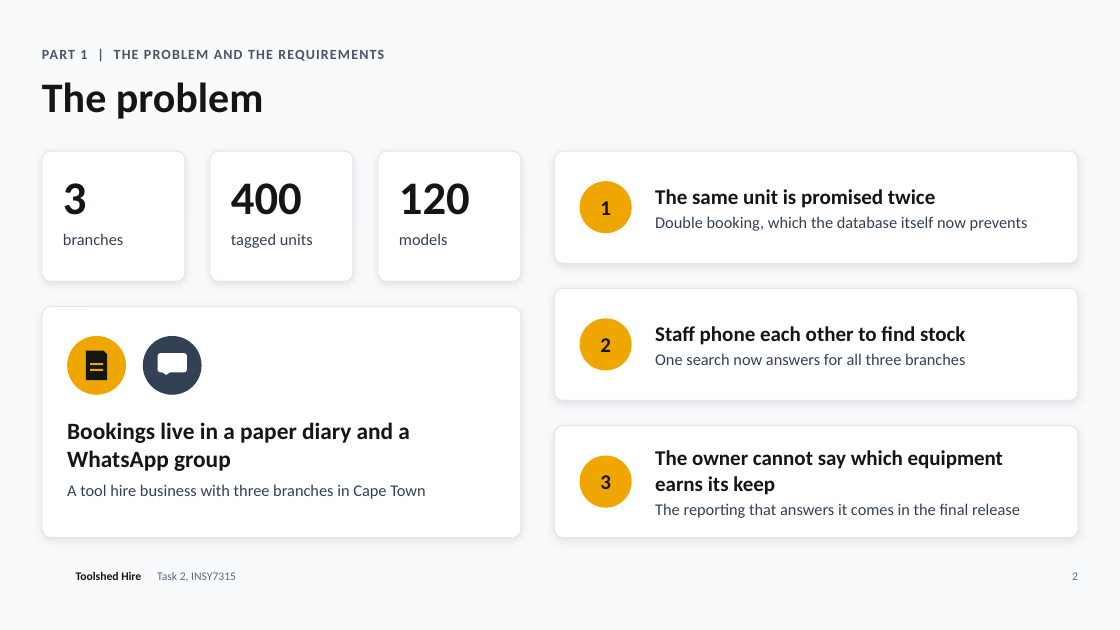
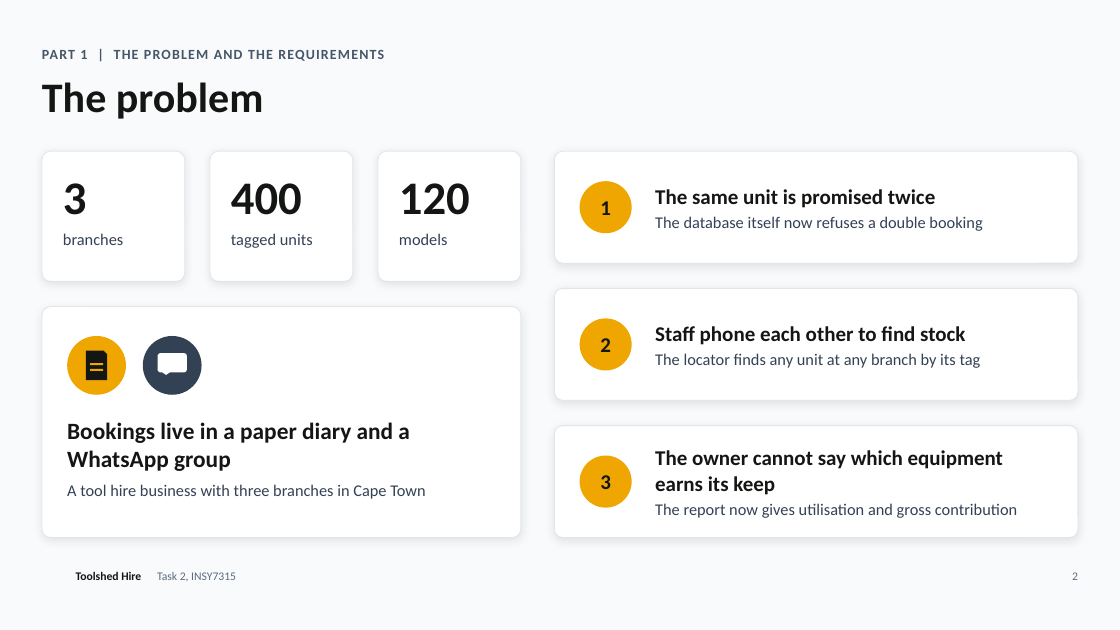
Before and after one commit to teon-artilionAI/toolshed-hire, a slide deck: slide 2 of docs/task2/slides/toolshed-hire-task-2.pptx. Drawn at 1120x630 pixels with LibreOffice and Linux fonts; fonts in the diff are those of the drawing; background and template pictures are left out. Boxes give left, top, right and bottom in pixels: in the first picture for what was removed or moved away, otherwise in the second. Text is boxed around its words. In the diff, an @@ line names an element or a change of style, - is before the commit and + after.

```diff
--- a/docs/task2/slides/toolshed-hire-task-2.pptx
+++ b/docs/task2/slides/toolshed-hire-task-2.pptx
@@ text at box(655, 216, 982, 231): text changed @@
-Double booking, which the database itself now prevents
+The database itself now refuses a double booking
@@ text at box(655, 353, 981, 368): text changed @@
-One search now answers for all three branches
+The locator finds any unit at any branch by its tag
@@ text at box(655, 503, 1017, 518): text changed @@
-The reporting that answers it comes in the final release
+The report now gives utilisation and gross contribution
```
Also in this commit, not shown: 12 other slides changed, 1 other file.
